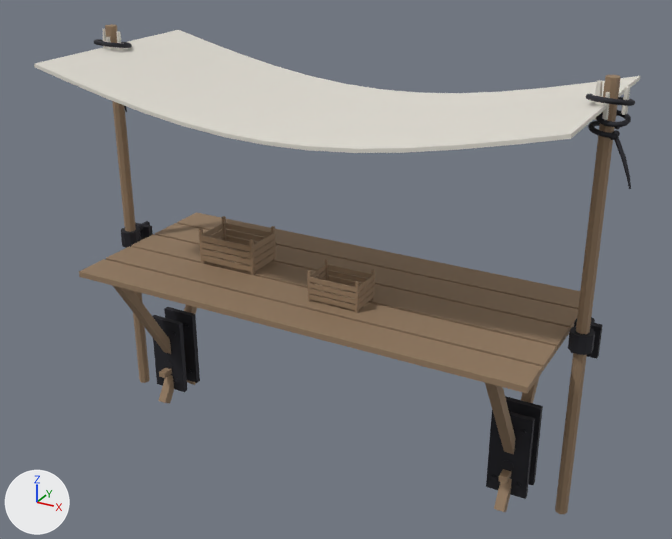
An edit to the glTF model sandbox/assets/models/stall.glb, drawn before and after from the same camera.
Before and after are seen from a 50 mm lens placed at (2.09, -3.73, 2.88), pointed at (0.04, -0.01, 1.01). The lights are fixed; the arrows at lower left show +X, +Y and +Z. The older version comes first. Vertices at exactly the same position are counted once.

In view in the first picture: 'stall'.
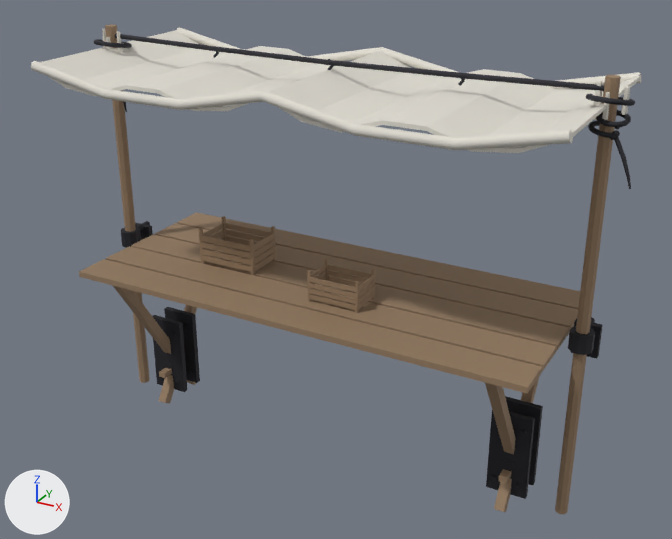
Changed parts and their boxes (x1, y1, x2, y2) in the pictures (672 x 539 px; the box of a moved part takes in the faces that stretch with it):
'stall', reshaped: before (34, 24, 640, 514); after (31, 24, 641, 514)
part 1 of me_stall, added: after (31, 61, 573, 150)
part 2 of me_stall, added: after (177, 27, 641, 89)
part 3 of me_stall, added: after (114, 34, 604, 91)
part 4 of me_stall, moved or reshaped: before (34, 30, 640, 153); after (40, 30, 640, 153)

Edits to the bpy script that builds the scene:
```text
Change me_stall:
    used by ob_stall; location = (0.0, 0.0, 0.0)
    remove me_stall.from_pydata(...)  # 4168 vertices, 7868 faces; spans x -1.38..1.42, y -0.55..0.55, z -0.01..2.1
    add me_stall.from_pydata(...)  # 4480 vertices, 8456 faces; spans x -1.38..1.42, y -0.57..0.57, z -0.01..2.1
    me_stall part 1: a new loose piece of 56 vertices spanning x -1.28..1.28, y -0.57..-0.53, z 1.88..2.02, in mat_plaster (light grey #e1ddd3)
    me_stall part 2: a new loose piece of 56 vertices spanning x -1.28..1.28, y 0.53..0.57, z 1.88..2.02, in mat_plaster (light grey #e1ddd3)
    me_stall part 3: a new loose piece of 40 vertices spanning x -1.28..1.28, y -0.01..0.01, z 2.02..2.06, in mat_iron (dark grey #45454b)
    me_stall part 4
    8 vertices are removed from x 0.0, y -0.55..0.55, z 1.78..1.8
    32 faces are deleted
    8 vertices in x -1.07, y -0.55..0.55, z 1.93..1.95 move by (-0.03, 0.0, -0.03)
    8 vertices in x -0.85, y -0.55..0.55, z 1.88..1.9 move by (-0.06, 0.0, 0.0)
    8 vertices in x -0.64, y -0.55..0.55, z 1.84..1.86 move by (-0.09, 0.0, 0.1)
    8 vertices in x -0.43, y -0.55..0.55, z 1.81..1.83 move by (-0.12, 0.0, 0.13)
    8 vertices in x -0.21, y -0.55..0.55, z 1.79..1.81 move by (-0.16, 0.0, 0.09)
    8 vertices in x 0.21, y -0.55..0.55, z 1.79..1.81 move by (0.16, 0.0, 0.09)
    32 vertices move from x 0.43..1.07, y -0.55..0.55, z 1.81..1.95 to x 0.55..1.1, y -0.55..0.55, z 1.88..1.96
    8 new vertices lie (0.19, 0.0, 0.02) away from vertices in x -0.21, y -0.55..0.55, z 1.79..1.81
    8 new vertices lie (0.18, 0.0, 0.08) away from vertices in x -0.18, y -0.55..0.55, z 1.9..1.92
    8 new vertices lie (0.18, 0.0, -0.08) away from vertices in x 0.0, y -0.55..0.55, z 1.98..2.0
    64 new faces join them, mat_plaster (light grey #e1ddd3)
    other edits to the shape of me_stall do not show in these pictures
```
